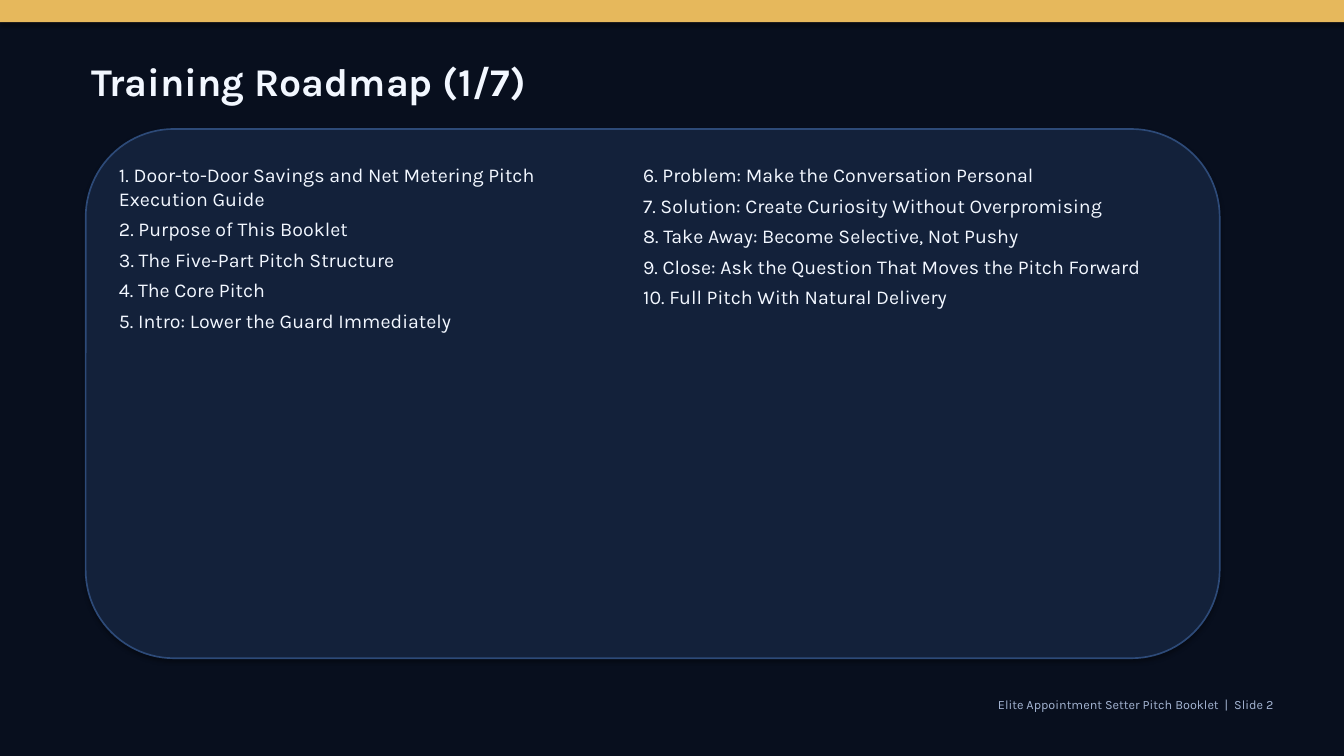
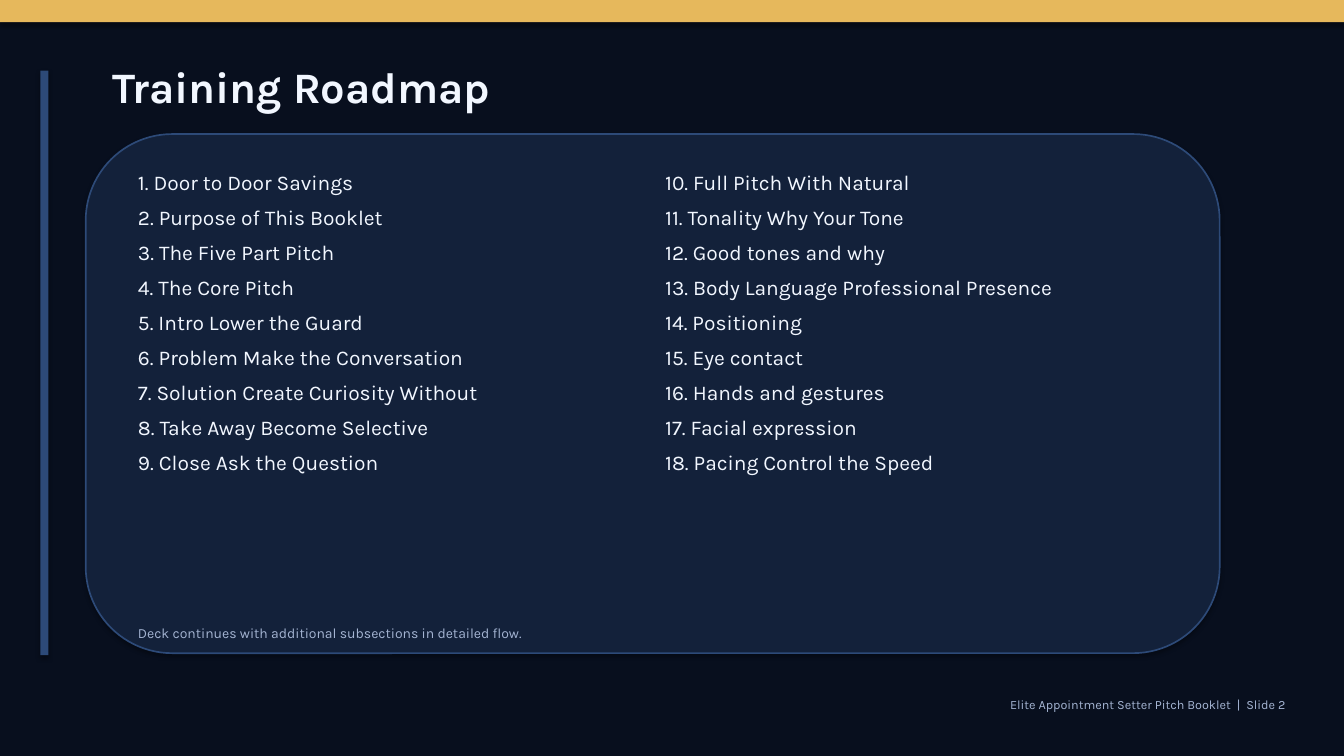
Before and after one commit to rvargas112902-ship-it/Solar-project, a slide deck: slide 2 of deliverables/APPOINTMENT_SETTER_HANDBOOK_ELITE_DECK.pptx. Drawn at 1344x756 pixels with LibreOffice and Linux fonts; fonts in the diff are those of the drawing. Boxes give left, top, right and bottom in pixels: in the first picture for what was removed or moved away, otherwise in the second. Text is boxed around its words. In the diff, an @@ line names an element or a change of style, - is before the commit and + after.

```diff
--- a/deliverables/APPOINTMENT_SETTER_HANDBOOK_ELITE_DECK.pptx
+++ b/deliverables/APPOINTMENT_SETTER_HANDBOOK_ELITE_DECK.pptx
@@ rectangle added at (40,71,48,655), fill #2D4A78 @@
@@ text at (113,72,490,114): text changed; size 28 to 31 pt @@
-Training Roadmap (1/7)
+Training Roadmap
@@ rounded rectangle: place and size @@
-rounded rectangle at (86,129,1220,658)
+rounded rectangle at (86,134,1220,653)
@@ text "1. Door to Door Savings": place and size @@
-text "1. Door to Door Savings" at (119,168,534,333)
+text "1. Door to Door Savings" at (138,175,478,474)
@@ text at (138,175,354,195): text changed; size 14 to 15 pt @@
-1. Door-to-Door Savings and Net Metering Pitch Execution Guide
+1. Door to Door Savings
@@ text at (665,175,1052,475): text changed; size 14 to 15 pt @@
-6. Problem: Make the Conversation Personal
-7. Solution: Create Curiosity Without Overpromising
-8. Take Away: Become Selective, Not Pushy
-9. Close: Ask the Question That Moves the Pitch Forward
-10. Full Pitch With Natural Delivery
+10. Full Pitch With Natural
+11. Tonality Why Your Tone
+12. Good tones and why
+13. Body Language Professional Presence
+14. Positioning
+15. Eye contact
+16. Hands and gestures
+17. Facial expression
+18. Pacing Control the Speed
@@ text at (138,210,382,296): size 14 to 15 pt in "2. Purpose of This Booklet", "4. The Core Pitch"; more space between paragraphs @@
@@ text at (138,245,334,261): text changed; size 14 to 15 pt @@
-3. The Five-Part Pitch Structure
+3. The Five Part Pitch
@@ text at (138,315,478,474): text changed; size 14 to 15 pt @@
-5. Intro: Lower the Guard Immediately
+5. Intro Lower the Guard
+6. Problem Make the Conversation
+7. Solution Create Curiosity Without
+8. Take Away Become Selective
+9. Close Ask the Question
@@ text added at (138,628,522,638), 10 pt, text #A4B4D2 @@
+Deck continues with additional subsections in detailed flow.
@@ text "Elite Appointment Setter Pitch Booklet ...": place and size @@
-text "Elite Appointment Setter Pitch Booklet ..." at (998,700,1273,712)
+text "Elite Appointment Setter Pitch Booklet ..." at (1010,700,1285,712)
```
Also in this commit, not shown: 75 other slides changed, 6 slides removed, 2 other files.
